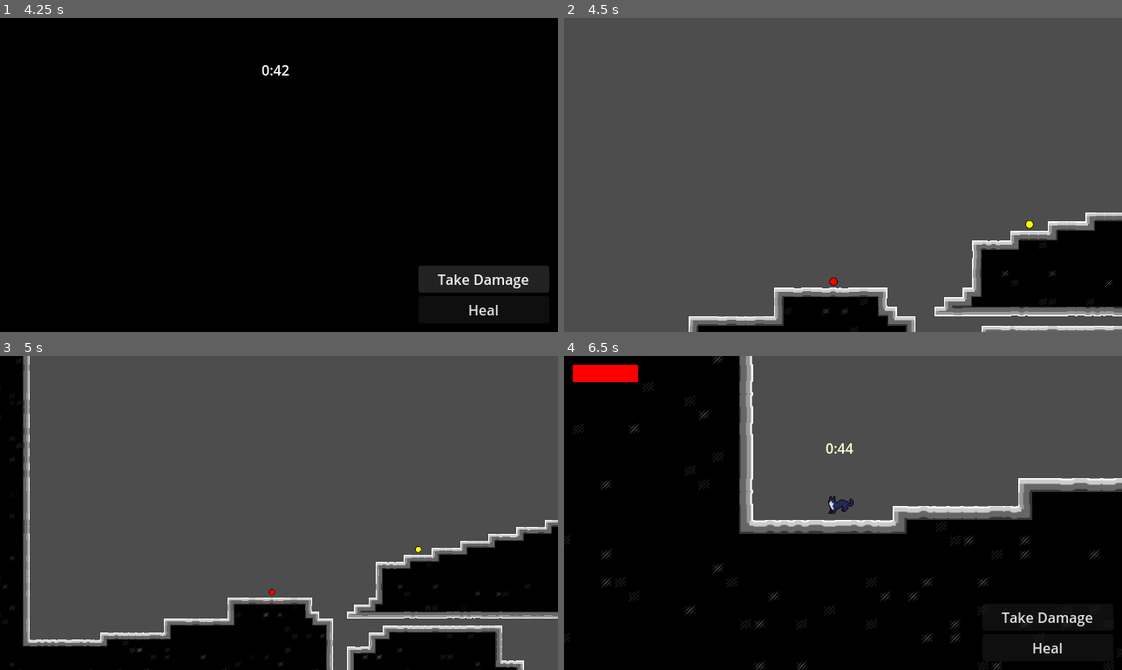
Above: before the commit, frames 1-4 (two rows, left to right).
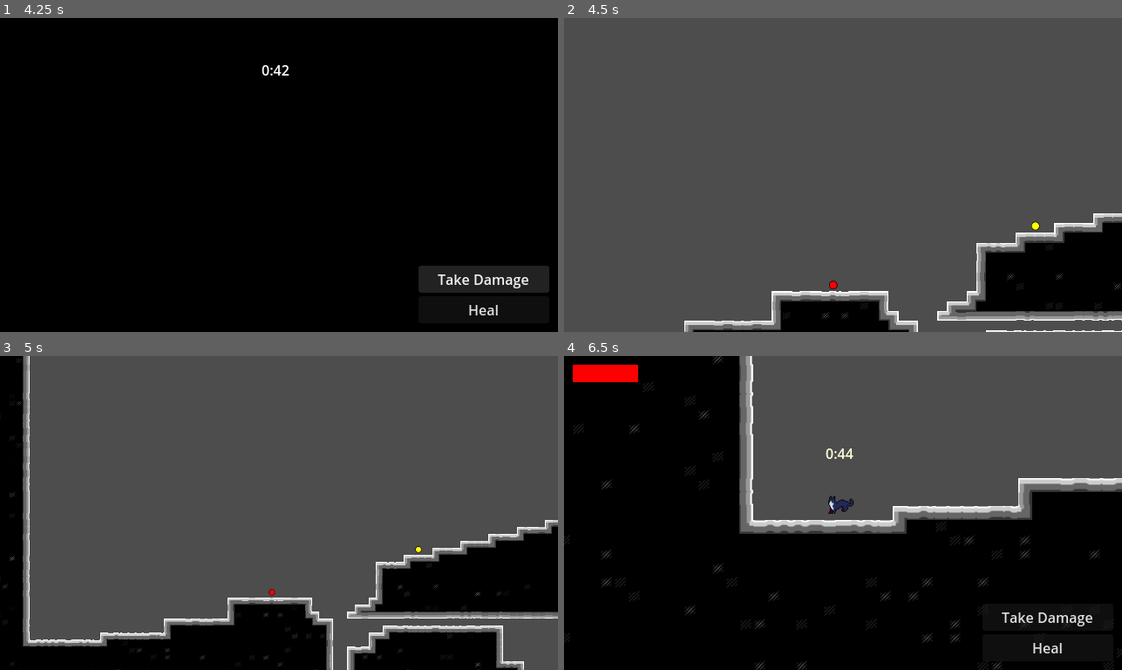
Above: after the commit, the same moments.

Repository: EmperorCookie/groundhogvania
Game: Godot game, scene res://levels/prototype/prototype_level.tscn
Same seed, same stepped clock (60 frames per second), same inputs: the game is played once before the commit and once after it. This scene is started directly instead of the project's main scene.
Inputs:
- Up to frame 1 (4.25 s): hold Right (player_right) 0.53-1.25 s; tap Shift (player_dash) at 0.6, 2.1, 2.85, 3.6 s; tap Space (player_jump) at 0.77, 2.27, 3.77 s; click "Take Damage" at 1.25 s; hold Right (player_right) 2.03-2.78 s; hold Left (player_left) 2.78-3.53 s; hold Right (player_right) from 3.53 s (still down)
- Up to frame 2 (4.5 s): release Right (player_right) at 4.25 s; click "Heal" at 4.25 s
- Up to frame 3 (5 s): no input
- Up to frame 4 (6.5 s): hold Right (player_right) 5.03-5.78 s; tap Shift (player_dash) at 5.1, 5.85 s; tap Space (player_jump) at 5.27, 6.02 s; hold Left (player_left) from 5.78 s (still down)

Frame 1 is identical in both runs. In frame 2, 5.8% of the frame differs, in the area x 21-100%, y 61-100%; in frame 3, 0.8%; in frame 4, 0.1%.

Commit message:
Add player sound effects for actions and events
Introduced new sound assets and AudioStreamPlayer nodes for player actions including jump, double jump, dash, landing, damage, and death. Updated player.gd to play corresponding sounds during gameplay events, enhancing audio feedback for player interactions.

Diff:
--- a/levels/prototype/prototype_level.tscn
+++ b/levels/prototype/prototype_level.tscn
@@ -31,24 +31,6 @@
 [node name="Player" parent="." node_paths=PackedStringArray("camera") instance=ExtResource("3_yc6rk")]
 position = Vector2(-468, 395)
 camera = NodePath("../PlayerCamera")
-jump_count = 2
-double_jump_and_turn = true
-can_dash = true
-max_hp = 2
-current_hp = 1
-starting_time = 45
-weight = 1.5
-jump_height = 1.42222
-jump_height_double = 0.977778
-jump_height_abort = 0.222222
-koyote_time = 0.1
-speed = 2.66667
-acceleration = 4.0
-acceleration_air = 2.0
-dash_speed = 6.22222
-dash_duration = 0.3
-hurt_time = 0.2
-hurt_speed = Vector2(-2.66667, -2.66667)
 
 [node name="PlayerCamera" parent="." node_paths=PackedStringArray("target") instance=ExtResource("3_nkijq")]
 target = NodePath("../Player")
--- a/player/player.gd
+++ b/player/player.gd
@@ -69,6 +69,14 @@
 	death = "death",
 }
 
+# Sounds
+@onready var damage_sound: AudioStreamPlayer = $DamageSound
+@onready var jump_sound: AudioStreamPlayer = $JumpSound
+@onready var dash_sound: AudioStreamPlayer = $DashSound
+@onready var death_sound: AudioStreamPlayer = $DeathSound
+@onready var landing_sound: AudioStreamPlayer = $LandingSound
+@onready var double_jump_sound: AudioStreamPlayer = $DoubleJumpSound
+
 func get_animation(sprite_name: String, animation: String):
 	return sprite_name + "/" + animation
 
@@ -150,10 +158,12 @@
 					_velocity.x = sign(_velocity.x) * speed
 		# Dash before jump so it works even if pressed on the same frame
 		if dash_action == 2 and can_dash and dashing <= 0:
+			dash_sound.play()
 			_velocity.x = sign(facing if direction.x == 0 else direction.x) * dash_speed
 			dashing = dash_duration
 		# Jump
 		if jump_action == 2:
+			jump_sound.play()
 			_velocity.y = -jump_velocity(default_gravity * weight, jump_height)
 			jumps_done = 1
 		else:
@@ -172,6 +182,7 @@
 			velocity.y = max(velocity.y - g * 2, TERMINAL_VELOCITY)
 		# Double jump
 		if jump_action == 2 and jumps_done < jump_count:
+			double_jump_sound.play()
 			_velocity.y = -jump_velocity(default_gravity * weight, jump_height_double)
 			jumps_done += 1
 			if double_jump_and_turn and sign(_velocity.x) != sign(direction.x):
@@ -243,6 +254,7 @@
 func player_take_damage():
 	current_hp = clamp(current_hp - 1, 0, max_hp)
 	player_hud.update_segments(current_hp)
+	damage_sound.play()
 	hurt_timer = hurt_time
 	impulse.x = facing * hurt_speed.x
 	impulse.y = hurt_speed.y
@@ -252,7 +264,9 @@
 
 func player_death():
 	# Restart the current level
-	await get_tree().create_timer(3.0).timeout  # Wait 2 seconds before restarting level
+	await get_tree().create_timer(1.5).timeout  # Wait 1 seconds before playing death sound
+	death_sound.play()
+	await get_tree().create_timer(1.5).timeout  # Wait 1.5 seconds before restarting level
 	get_tree().reload_current_scene()
 
 # Adds HP to the player and calls the player_hud.gd to update the display
--- a/player/player.tscn
+++ b/player/player.tscn
@@ -8,6 +8,12 @@
 [ext_resource type="Texture2D" uid="uid://dbos37208i46f" path="res://assets/cat/Skid.png" id="4_qjkh3"]
 [ext_resource type="Texture2D" uid="uid://bsllcjfc5if0q" path="res://assets/cat/Turn.png" id="5_qjkh3"]
 [ext_resource type="Texture2D" uid="uid://bgajum6ph2dg1" path="res://assets/cat/Roll2.png" id="6_g6k8r"]
+[ext_resource type="AudioStream" uid="uid://dh0w48ngjms0v" path="res://assets/sounds/64_Get_hit_03.wav" id="9_hg6s5"]
+[ext_resource type="AudioStream" uid="uid://ba1i5dp3oronc" path="res://assets/sounds/31_Jump_04.wav" id="10_kb6p2"]
+[ext_resource type="AudioStream" uid="uid://x5pf6jttwpxv" path="res://assets/sounds/34_Double_jump_02.wav" id="11_wodsf"]
+[ext_resource type="AudioStream" uid="uid://bxqh7jq7315b3" path="res://assets/sounds/47_Landing_03.wav" id="12_32hag"]
+[ext_resource type="AudioStream" uid="uid://cj600ttkajuu4" path="res://assets/sounds/68_Die_01.wav" id="13_tqiix"]
+[ext_resource type="AudioStream" uid="uid://defwyh32m7eo" path="res://assets/sounds/66_Dash_evade_02.wav" id="14_e7oew"]
 
 [sub_resource type="Animation" id="Animation_boad6"]
 length = 0.001
@@ -796,24 +802,6 @@
 horizontal_flipper = NodePath("HorizontalFlipper")
 animation_player = NodePath("HorizontalFlipper/Sprite2D/AnimationPlayer")
 color_rect = NodePath("CanvasLayer/ColorRect")
-jump_count = null
-double_jump_and_turn = null
-can_dash = null
-max_hp = null
-current_hp = null
-starting_time = null
-weight = null
-jump_height = null
-jump_height_double = null
-jump_height_abort = null
-koyote_time = null
-speed = null
-acceleration = null
-acceleration_air = null
-dash_speed = null
-dash_duration = null
-hurt_time = null
-hurt_speed = null
 
 [node name="CanvasLayer" type="CanvasLayer" parent="."]
 
@@ -843,3 +831,21 @@
 position = Vector2(0, -6)
 rotation = 1.5708
 shape = SubResource("CapsuleShape2D_qjkh3")
+
+[node name="DamageSound" type="AudioStreamPlayer" parent="."]
+stream = ExtResource("9_hg6s5")
+
+[node name="JumpSound" type="AudioStreamPlayer" parent="."]
+stream = ExtResource("10_kb6p2")
+
+[node name="DoubleJumpSound" type="AudioStreamPlayer" parent="."]
+stream = ExtResource("11_wodsf")
+
+[node name="LandingSound" type="AudioStreamPlayer" parent="."]
+stream = ExtResource("12_32hag")
+
+[node name="DeathSound" type="AudioStreamPlayer" parent="."]
+stream = ExtResource("13_tqiix")
+
+[node name="DashSound" type="AudioStreamPlayer" parent="."]
+stream = ExtResource("14_e7oew")
Not shown, added: assets/sounds/07_Step_rock_01.wav.import
Not shown, added: assets/sounds/29_Jump_02.wav.import
Not shown, added: assets/sounds/31_Jump_04.wav.import
Not shown, added: assets/sounds/34_Double_jump_02.wav.import
Not shown, added: assets/sounds/47_Landing_03.wav.import
Not shown, added: assets/sounds/64_Get_hit_03.wav.import
Not shown, added: assets/sounds/66_Dash_evade_02.wav.import
Not shown, added: assets/sounds/68_Die_01.wav.import
Not shown: 1 places in player/player.tscn that only renumber resources
Not shown, added: assets/sounds/07_Step_rock_01.wav
Not shown, added: assets/sounds/29_Jump_02.wav
Not shown, added: assets/sounds/31_Jump_04.wav
(and 5 more such lines)
